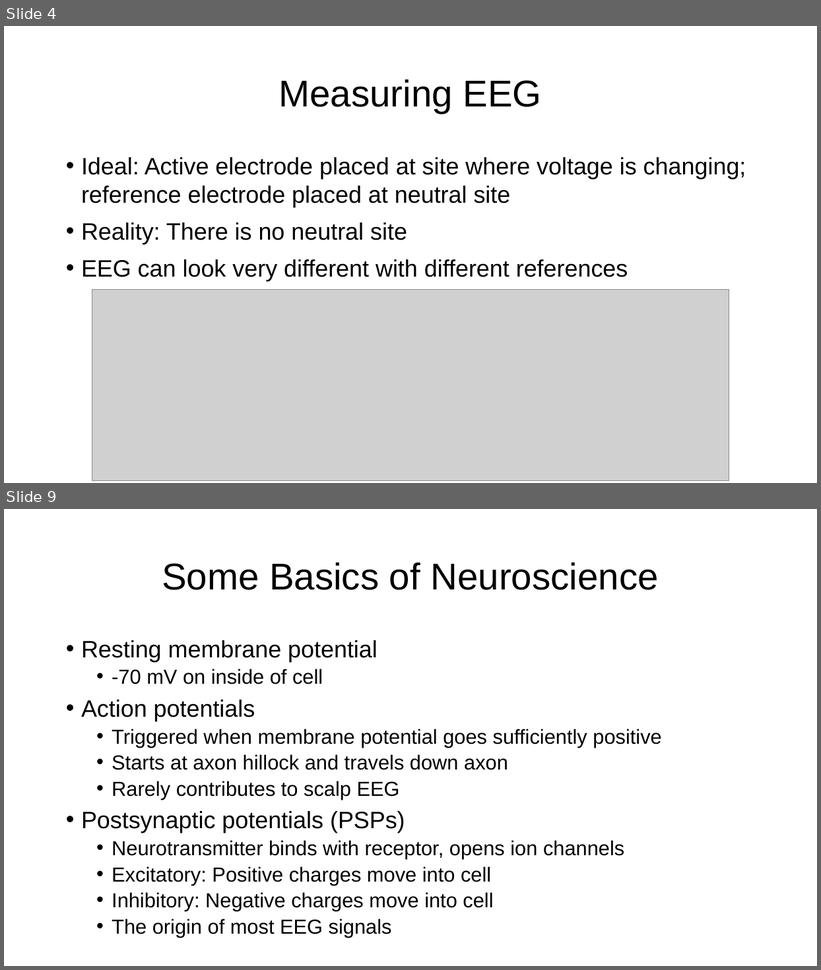
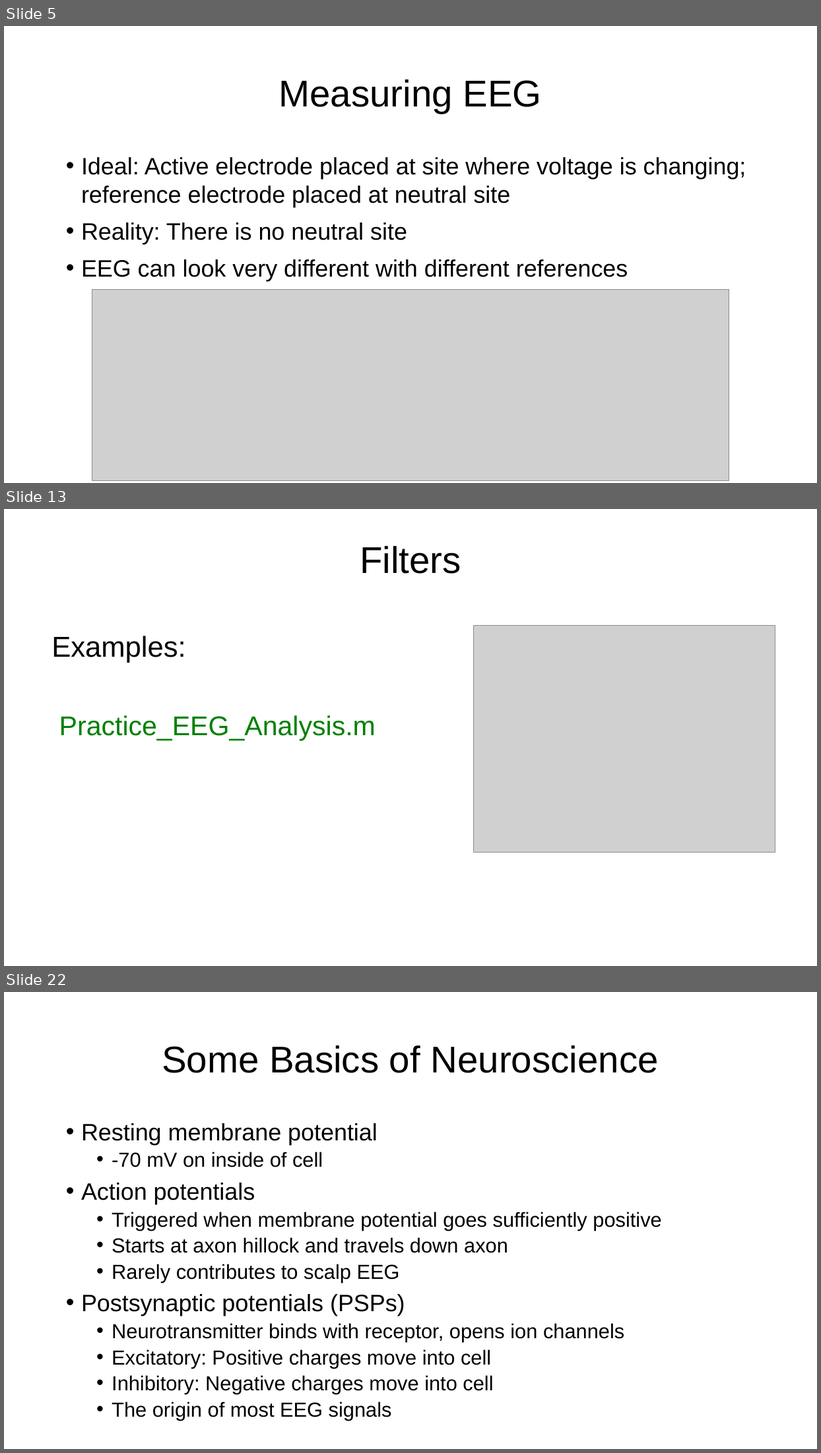
Before and after one commit to ssheldo/EEG_process_talk, a slide deck: EEG_Processing_Presentation.pptx. Shown one above the other, each under a label of ours: slides 4 and 9 before the commit, slides 5, 13 and 22 after it; the slides between them are not shown. The pictures are 821x970 and 821x1453 pixels, drawn with LibreOffice and Linux fonts; fonts in the diff are those of the drawing; grey boxes stand for pictures. Boxes give left, top, right and bottom in pixels: in the first picture for what was removed or moved away, otherwise in the second. Text is boxed around its words. In the diff, an @@ line names an element or a change of style, - is before the commit and + after.

```diff
--- a/EEG_Processing_Presentation.pptx
+++ b/EEG_Processing_Presentation.pptx
@@ slide 13 added at bbox=[4, 509, 817, 966], background #FFFFFF @@
@@ title added at bbox=[360, 546, 461, 574], 44 pt, text #000000 @@
+Filters
@@ picture added at bbox=[474, 626, 776, 852] @@
@@ text added at bbox=[52, 636, 376, 741], 32 pt, text #008000 @@
+Examples:
+Practice_EEG_Analysis.m
@@ what was slide 4 is now slide 5 @@
@@ what was slide 9 is now slide 22 @@
```
Also in this commit, not shown: 4 slides changed, 20 other slides added, 1 slide removed, 4 other files.
